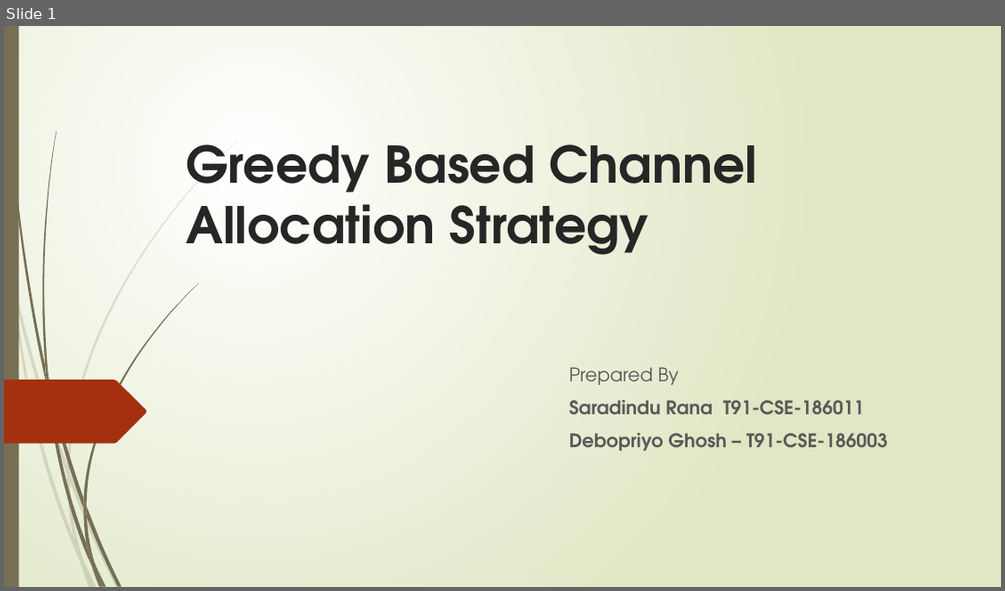
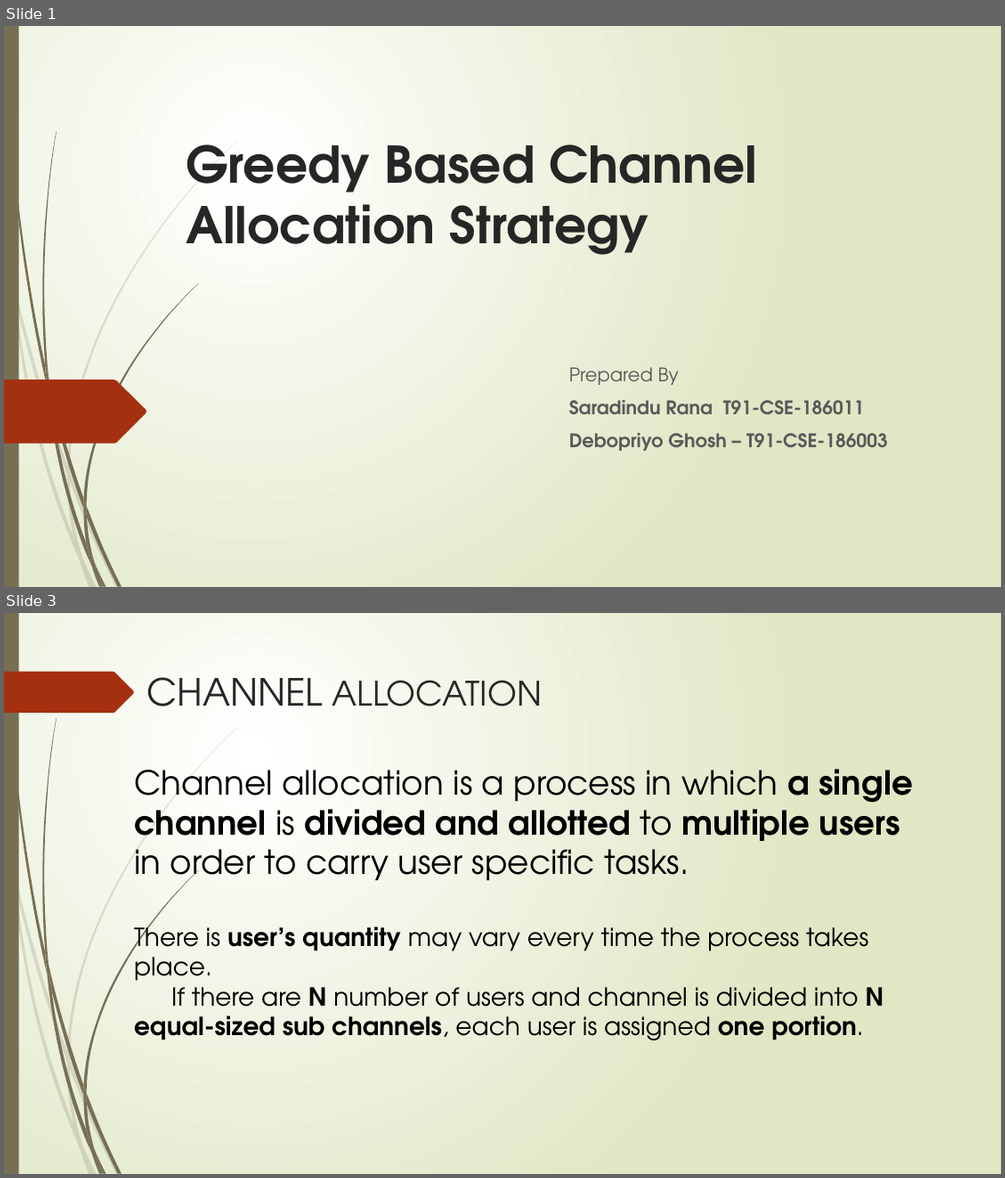
Before and after one commit to debopriyodjghosh/Channel-allocation-web-app, a slide deck: Docs/ppt.pptx. Shown one above the other, each under a label of ours: slide 1 before the commit, slides 1 and 3 after it; the slides between them are not shown. The pictures are 1005x591 and 1005x1178 pixels, drawn with LibreOffice and Linux fonts; fonts in the diff are those of the drawing. Boxes give left, top, right and bottom in pixels: in the first picture for what was removed or moved away, otherwise in the second. Text is boxed around its words. In the diff, an @@ line names an element or a change of style, - is before the commit and + after.

```diff
--- a/Docs/ppt.pptx
+++ b/Docs/ppt.pptx
@@ slide 3 added at box(4, 613, 1001, 1174), background gradient #FFFFFF to #DFE8C4; not listed: 23 template elements that a slide beside it also shows @@
@@ freeform shape added at box(4, 672, 134, 713), fill #A53010 @@
@@ title added at box(146, 677, 542, 706), 32.4 pt, text #262626 @@
+CHANNEL ALLOCATION
@@ text added at box(134, 769, 914, 1040), 24 pt, text #000000 @@
+Channel allocation is a process in which a single channel is divided and allotted to multiple users in order to carry user specific tasks.
+There is user’s quantity may vary every time the process takes place.
+If there are N number of users and channel is divided into N equal-sized sub channels, each user is assigned one portion.
```
Also in this commit, not shown: 1 slide changed, 5 other slides added, 1 slide removed, 14 other files.
